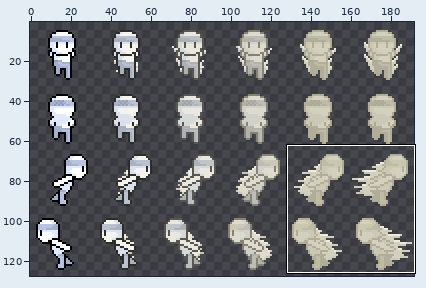
File history of a sprite sheet, Assets/Images/Characters/charactersAnimsDashes.png. Above, an overview of the earlier version with the close-up marked.
Close-up. Before the commit:
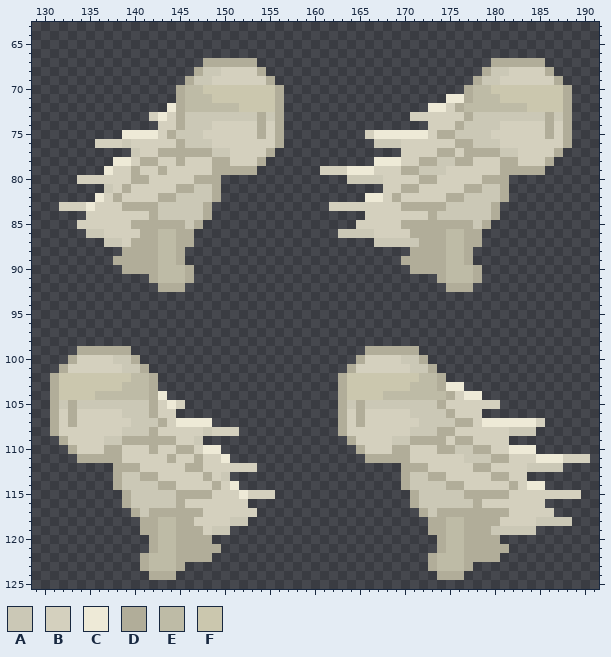
The file is 192x128 pixels. Colours within 5 levels of each other are drawn and written as one. Shown: x 129..191, y 63..125. The wide view leaves out empty margins. The commit also changed other parts of the picture, which this record leaves out.
Palette (. is transparent): A #cbc8b6  B #d4d0be  C #eeead7  D #b1ad99  E #bebba6  F #cbc7ae
Once edited:
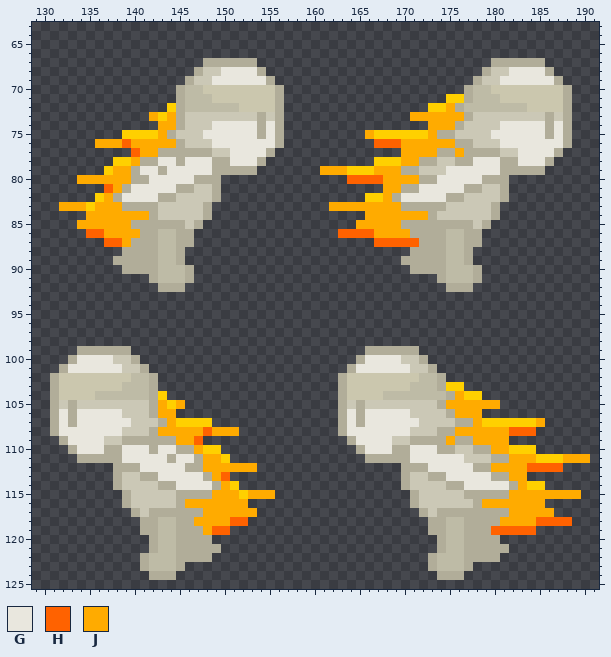
Colours new in this view: G #e9e7de  H #ff6200  J #ffab00
Diff:
@@ palette @@
-C #eeead7
+C #ffd000
@@ x 129..191 @@
  67 ...................DDDDDD..........................DDDDDD......
- 68 ..................DAABBBBD........................DAABBBBD.....
- 69 .................DAABBBBBBD......................DAABBBBBBD....
+ 68 ..................DAAGGGGD........................DAAGGGGD.....
+ 69 .................DAAGGGGGGD......................DAAGGGGGGD....
  70 ................DEEFFFFFFFFD....................DEEFFFFFFFFD...
  71 ................DEEEFFFFFFFD..................CCDEEEFFFFFFFD...
- 72 ...............CDEEEEEEFFFFD................CCBDEEEEEEEFFFFD...
- 73 .............BCBDAAAAAAAADAD..............BBBBBBDAAAAAAAADAD...
- 74 ..............BBDAAABBBBBDBD................BBBDAAAABBBBBDBD...
- 75 ..........CCCCBDAAABBBBBBDBD.........BCCCCCCBDDAAAABBBBBBDBD...
- 76 .......BBBABBBBBDAAABBBBBBBD..........AAABBBBBBDDAAABBBBBBBD...
- 77 ...........ABBDDDDDDAABBBBD..............BBBBDDBDDDDAABBBBD....
- 78 .........CCBDDBBDBBBDDBBBD............CCCBBDDAADDBBBDDBBBD.....
- 79 ........CBBDBBDBBBBBDDDDD.......BBBCCCBBBDDAAABBBBBBDDDDD......
- 80 .....BBBBBBDDBBBBBDDD..............AAAABBBBDDBBBBBDDD..........
- 81 ........ABDBBBBBDDAAD..................BBDDBBBBBDDAAD..........
- 82 .......CBDBBBBDDAAAAD................CCBDBBBBBDDAAAAD..........
- 83 ...BBBCBBBDDDDAAAAAD.............BBBBBBBBDDDDDAAAAAD...........
- 84 ......BBBBBBBDAAAAAD.................BBBBBBBDAAAAAAD...........
- 85 .....BBBBBBDDDDDDAD.................BBBBBDDDDDDDDAD............
- 86 ......AABBBBDDEEDD................AAAABBBBDDDDEEDD.............
- 87 ........AABDDDEEDD....................AAAAADDDEEDD.............
+ 72 ...............CDEEEEEEFFFFD................CCJDEEEEEEEFFFFD...
+ 73 .............JCJDAAAAAAAADAD..............JJJJJJDAAAAAAAADAD...
+ 74 ..............JJDAAAGGGGGDGD................JJJDAAAAGGGGGDGD...
+ 75 ..........CCCCJDAAAGGGGGGDGD.........JCCCCCCJDDAAAAGGGGGGDGD...
+ 76 .......JJJHJJJJJDAAAGGGGGGGD..........HHHJJJJJJDDAAAGGGGGGGD...
+ 77 ...........HJJDDDDDDAAGGGGD..............JJJJDDJDDDDAAGGGGD....
+ 78 .........CCJDDGGDGGGDDGGGD............CCCJJDDAADDGGGDDGGGD.....
+ 79 ........CJJDGGDGGGGGDDDDD.......JJJCCCJJJDDAAAGGGGGGDDDDD......
+ 80 .....JJJJJJDDGGGGGDDD..............HHHHJJJJDDGGGGGDDD..........
+ 81 ........HJDGGGGGDDAAD..................JJDDGGGGGDDAAD..........
+ 82 .......CJDGGGGDDAAAAD................CCJDGGGGGDDAAAAD..........
+ 83 ...JJJCJJJDDDDAAAAAD.............JJJJJJJJDDDDDAAAAAD...........
+ 84 ......JJJJJJJDAAAAAD.................JJJJJJJDAAAAAAD...........
+ 85 .....JJJJJJDDDDDDAD.................JJJJJDDDDDDDDAD............
+ 86 ......HHJJJJDDEEDD................HHHHJJJJDDDDEEDD.............
+ 87 ........HHJDDDEEDD....................HHHHHDDDEEDD.............
  88 ..........DDDDEED.........................DDDDEED..............
@@ x 129..191 @@
  99 .....DDDDDD..........................DDDDDD....................
-100 ....DBBBBAAD........................DBBBBAAD...................
-101 ...DBBBBBBAAD......................DBBBBBBAAD..................
+100 ....DGGGGAAD........................DGGGGAAD...................
+101 ...DGGGGGGAAD......................DGGGGGGAAD..................
 102 ..DFFFFFFFFEED....................DFFFFFFFFEED.................
 103 ..DFFFFFFFEEED....................DFFFFFFFEEEDCC...............
-104 ..DFFFFEEEEEEDC...................DFFFFEEEEEEEDBCC.............
-105 ..DADAAAAAAAADBCB.................DADAAAAAAAADBBBBBB...........
-106 ..DBDBBBBBAAADBB..................DBDBBBBBAAAADBBB.............
-107 ..DBDBBBBBBAAADBCCCC..............DBDBBBBBBAAAADDBCCCCCCB......
-108 ..DBBBBBBBAAADBBBBBABBB...........DBBBBBBBAAADDBBBBBBAAA.......
-109 ...DBBBBAADDDDDDBBA................DBBBBAADDDDBDDBBBB..........
-110 ....DBBBDDBBBDBBDDBCC...............DBBBDDBBBDDAADDBBCCC.......
-111 .....DDDDDBBBBBDBBDBBC...............DDDDDBBBBBBAAADDBBBCCCBBB.
-112 .........DDDBBBBBDDBBBBBB................DDDBBBBBDDBBBBAAAA....
-113 .........DAADDBBBBBDBA...................DAADDBBBBBDDBB........
-114 .........DAAAADDBBBBDBC..................DAAAADDBBBBBDBCC......
-115 ..........DAAAAADDDDBBBCBBB...............DAAAAADDDDDBBBBBBBB..
-116 ..........DAAAAADBBBBBBB..................DAAAAAADBBBBBBB......
-117 ...........DADDDDDDBBBBBB..................DADDDDDDDDBBBBB.....
-118 ............DDEEDDBBBBAA....................DDEEDDDDBBBBAAAA...
-119 ............DDEEDDDBAA......................DDEEDDDAAAAA.......
+104 ..DFFFFEEEEEEDC...................DFFFFEEEEEEEDJCC.............
+105 ..DADAAAAAAAADJCJ.................DADAAAAAAAADJJJJJJ...........
+106 ..DGDGGGGGAAADJJ..................DGDGGGGGAAAADJJJ.............
+107 ..DGDGGGGGGAAADJCCCC..............DGDGGGGGGAAAADDJCCCCCCJ......
+108 ..DGGGGGGGAAADJJJJJHJJJ...........DGGGGGGGAAADDJJJJJJHHH.......
+109 ...DGGGGAADDDDDDJJH................DGGGGAADDDDJDDJJJJ..........
+110 ....DGGGDDGGGDGGDDJCC...............DGGGDDGGGDDAADDJJCCC.......
+111 .....DDDDDGGGGGDGGDJJC...............DDDDDGGGGGGAAADDJJJCCCJJJ.
+112 .........DDDGGGGGDDJJJJJJ................DDDGGGGGDDJJJJHHHH....
+113 .........DAADDGGGGGDJH...................DAADDGGGGGDDJJ........
+114 .........DAAAADDGGGGDJC..................DAAAADDGGGGGDJCC......
+115 ..........DAAAAADDDDJJJCJJJ...............DAAAAADDDDDJJJJJJJJ..
+116 ..........DAAAAADJJJJJJJ..................DAAAAAADJJJJJJJ......
+117 ...........DADDDDDDJJJJJJ..................DADDDDDDDDJJJJJ.....
+118 ............DDEEDDJJJJHH....................DDEEDDDDJJJJHHHH...
+119 ............DDEEDDDJHH......................DDEEDDDHHHHH.......
 120 .............DEEDDDD.........................DEEDDDD...........
